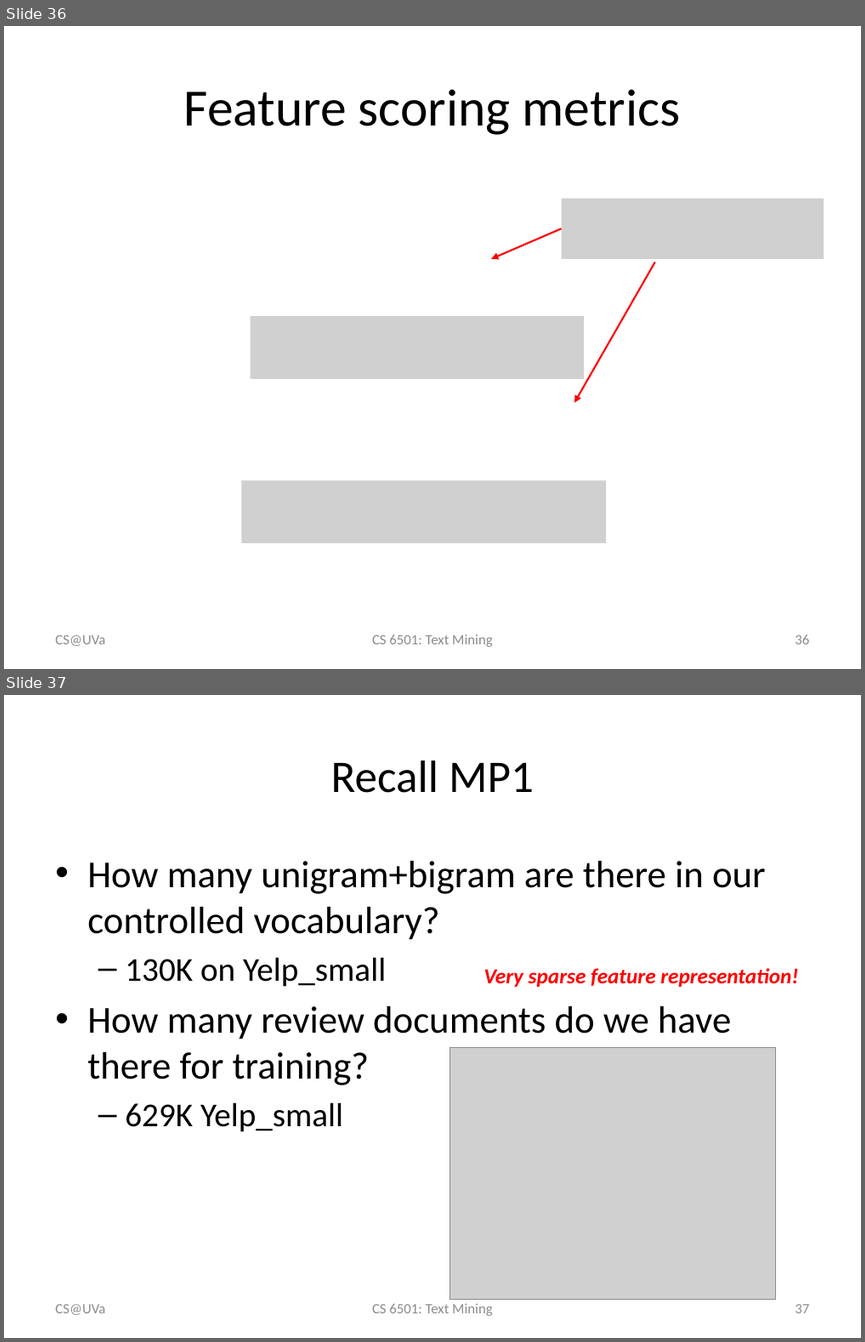
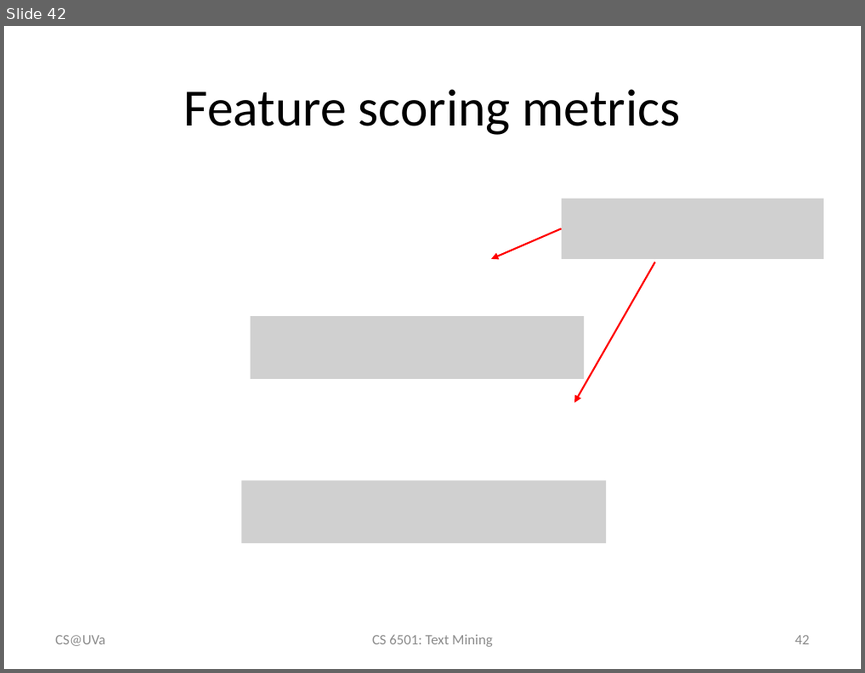
Before and after one commit to wang296/CS6501-Text-Mining, a slide deck: docs/TextCategorization.pptx. Shown one above the other, each under a label of ours: slides 36 and 37 before the commit, slide 42 after it. The pictures are 865x1342 and 865x673 pixels, drawn with LibreOffice and Linux fonts; fonts in the diff are those of the drawing; grey boxes stand for pictures. Boxes give left, top, right and bottom in pixels: in the first picture for what was removed or moved away, otherwise in the second. Text is boxed around its words. In the diff, an @@ line names an element or a change of style, - is before the commit and + after.

Commit message:
text categorization slides

```diff
--- a/docs/TextCategorization.pptx
+++ b/docs/TextCategorization.pptx
@@ slide 37 removed at box(4, 695, 861, 1338), background #FFFFFF @@
@@ title removed at box(331, 760, 534, 793) @@
-Recall MP1
@@ text removed at box(87, 861, 766, 1132) @@
-• How many unigram+bigram are there in our controlled vocabulary?
-  – 130K on Yelp_small
-• How many review documents do we have there for training?
-  – 629K Yelp_small
@@ text removed at box(483, 968, 798, 987) @@
-Very sparse feature representation!
@@ picture removed at box(449, 1048, 775, 1299) @@
@@ text removed at box(55, 1304, 105, 1315) @@
-CS@UVa
@@ text removed at box(372, 1303, 493, 1315) @@
-CS 6501: Text Mining
@@ page number removed at box(794, 1304, 809, 1313) @@
-37
@@ what was slide 36 is now slide 42 @@
@@ page number at box(794, 635, 809, 644): text changed @@
-36
+42
```
Also in this commit, not shown: 5 slides changed, 6 slides added, 1 other file.
